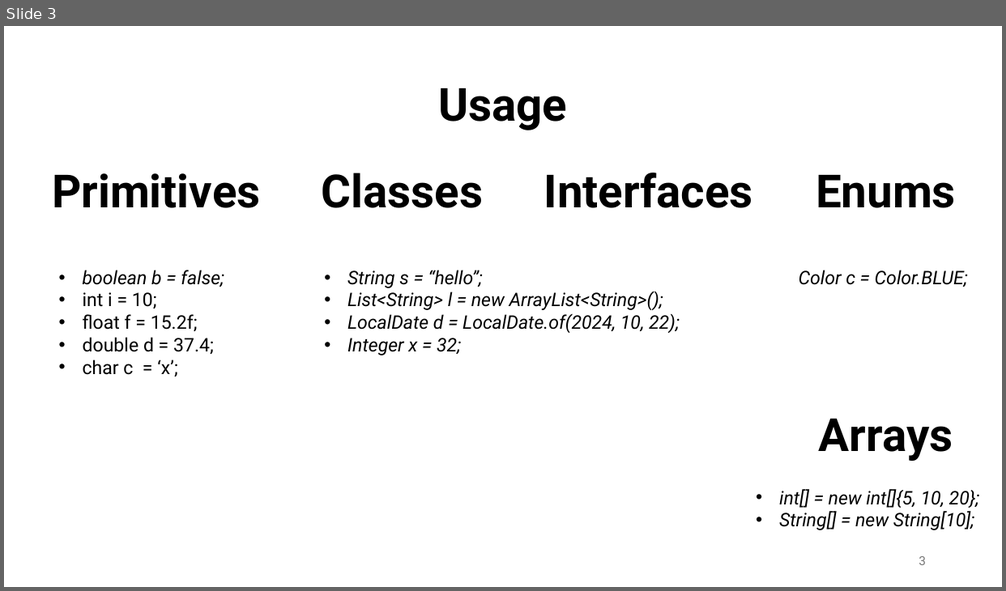
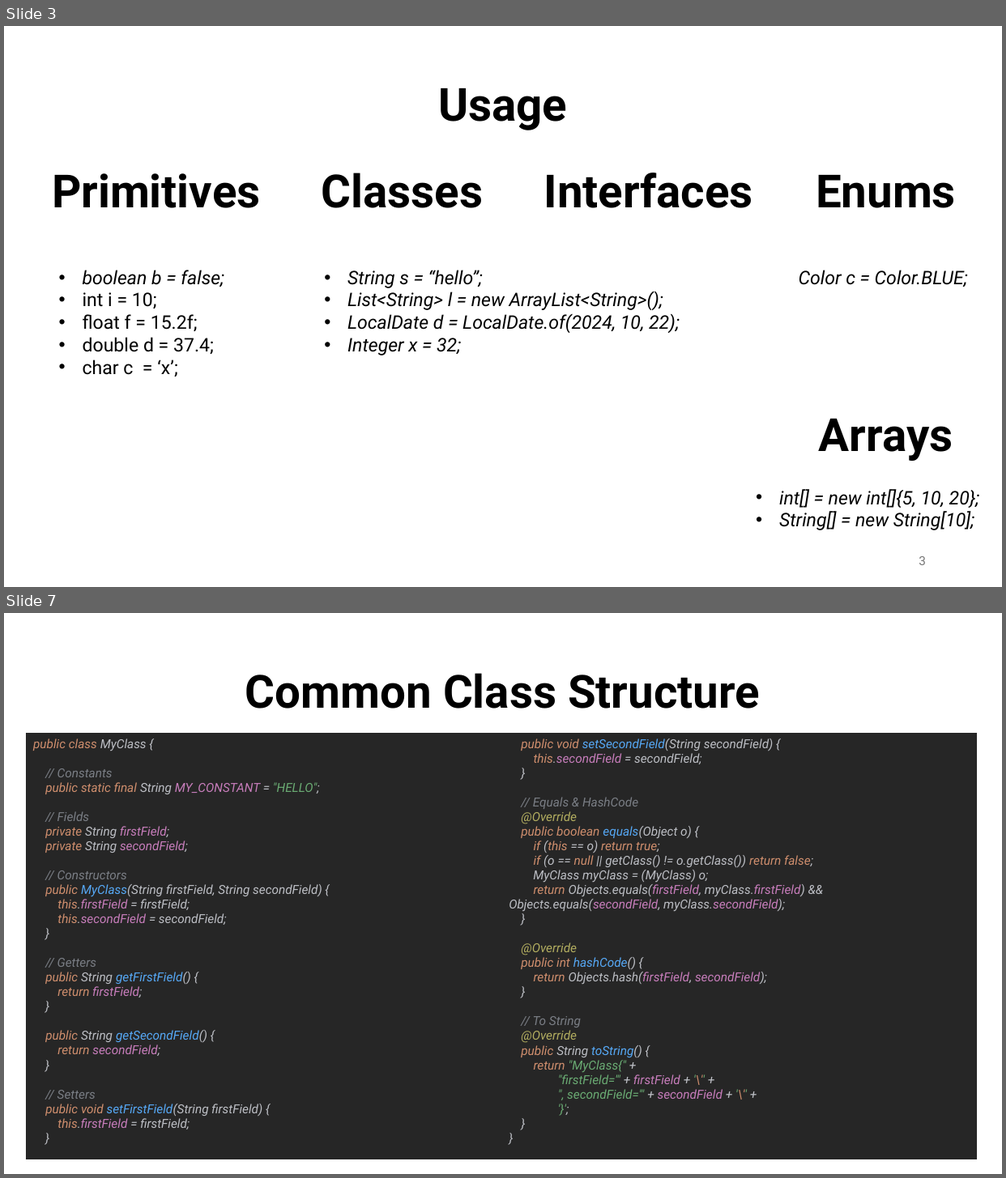
Before and after one commit to aminebag/distributed_systems, a slide deck: java.pptx. Shown one above the other, each under a label of ours: slide 3 before the commit, slides 3 and 7 after it; the slides between them are not shown. The pictures are 1006x591 and 1006x1178 pixels, drawn with LibreOffice and Linux fonts; fonts in the diff are those of the drawing. Boxes give left, top, right and bottom in pixels: in the first picture for what was removed or moved away, otherwise in the second. Text is boxed around its words. In the diff, an @@ line names an element or a change of style, - is before the commit and + after.

```diff
--- a/java.pptx
+++ b/java.pptx
@@ slide 7 added at bbox=[4, 613, 1002, 1174], background #FFFFFF @@
@@ text added at bbox=[245, 673, 760, 709], 44 pt, text #000000, bold @@
+Common Class Structure
@@ table added at bbox=[26, 733, 977, 1160], 1 rows, 2 columns @@
+public class MyClass { // Constants public static final String MY_CONSTANT = "HELLO"; // Fields private String firstField; private String secondField; // Constructors public MyClass(String firstField, String secondField) { this.firstField = firstField; this.secondField = secondField; } // Getters public String getFirstField() { return firstField; } public String getSecondField() { return secondField; } // Setters public void setFirstField(String firstField) { this.firstField = firstField; } | public void setSecondField(String secondField) { this.secondField = secondField; } / // Equals & HashCode @Override public boolean equals(Object o) { if (this == o) return true; if (o == null || getClass() != o.getClass()) return false; MyClass myClass = (MyClass) o; return Objects.equals(firstField, myClass.firstField) && Objects.equals(secondField, myClass.secondField); } @Override public int hashCode() { return Objects.hash(firstField, secondField); } // To String @Override public String toString() { return "MyClass{" + "firstField='" + firstField + '\'' + ", secondField='" + secondField + '\'' + '}'; } }
```
Also in this commit, not shown: 6 slides changed, 6 other slides added, 1 slide removed, 1 other file.
